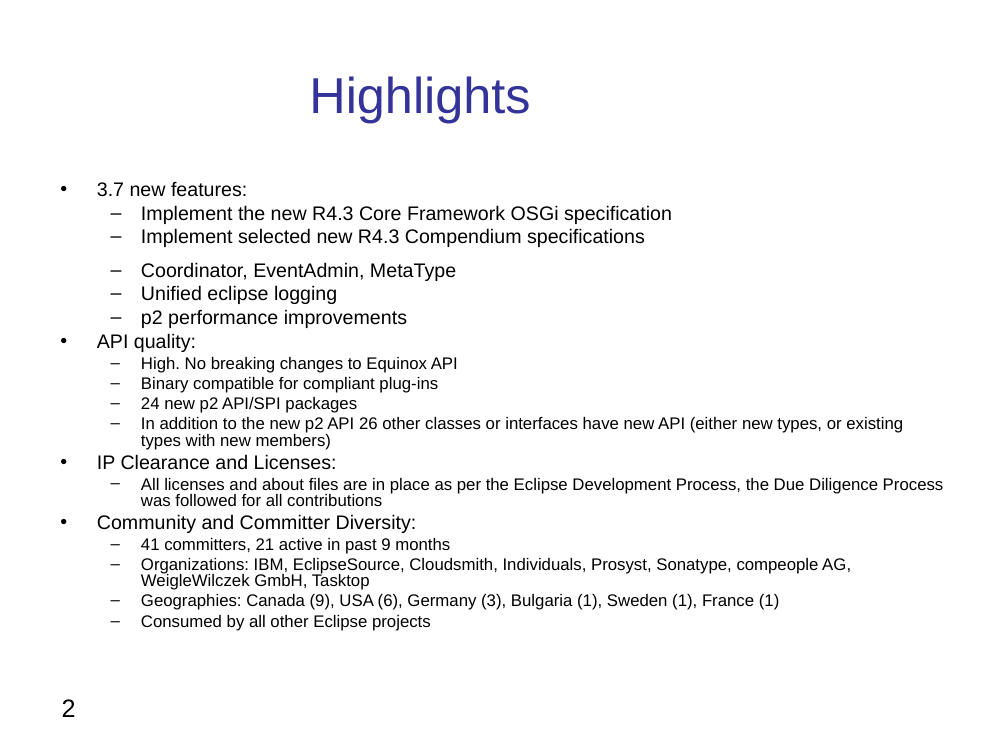
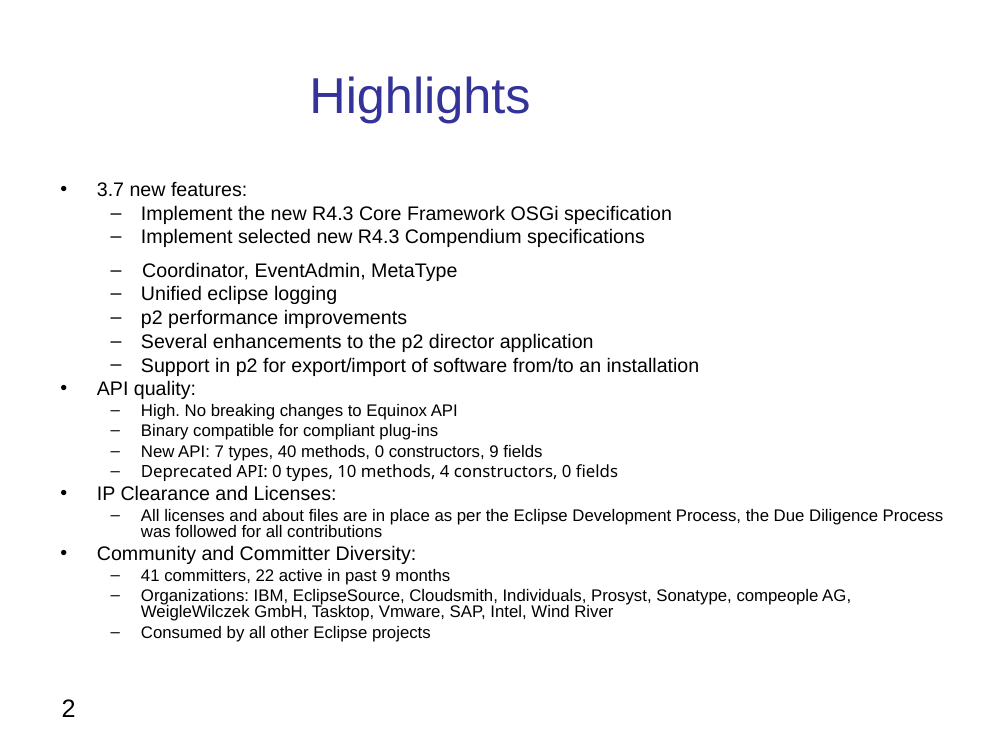
Before and after one commit to eclipse-equinox/equinox-website, a slide deck: slide 2 of documents/release-reviews/indigo/Equinox Project 3.7Release Review.odp. Drawn at 1008x756 pixels with LibreOffice and Linux fonts; fonts in the diff are those of the drawing. Boxes give left, top, right and bottom in pixels: in the first picture for what was removed or moved away, otherwise in the second. Text is boxed around its words. In the diff, an @@ line names an element or a change of style, - is before the commit and + after.

```diff
--- a/documents/release-reviews/indigo/Equinox Project 3.7Release Review.odp
+++ b/documents/release-reviews/indigo/Equinox Project 3.7Release Review.odp
@@ text at (142, 262, 457, 281): indent changed @@
@@ text at (141, 333, 700, 376): paragraphs added @@
+  – Several enhancements to the p2 director application
+  – Support in p2 for export/import of software from/to an installation
@@ text at (141, 445, 618, 481): text changed; font Arial to Noto Sans @@
-  – 24 new p2 API/SPI packages
-  – In addition to the new p2 API 26 other classes or interfaces have new API (either new types, or existing types with new members)
+  – New API: 7 types, 40 methods, 0 constructors, 9 fields
+  – Deprecated API: 0 types, 10 methods, 4 constructors, 0 fields
@@ text at (141, 569, 851, 621): text changed @@
-  – 41 committers, 21 active in past 9 months
-  – Organizations: IBM, EclipseSource, Cloudsmith, Individuals, Prosyst, Sonatype, compeople AG, WeigleWilczek GmbH, Tasktop
-  – Geographies: Canada (9), USA (6), Germany (3), Bulgaria (1), Sweden (1), France (1)
+  – 41 committers, 22 active in past 9 months
+  – Organizations: IBM, EclipseSource, Cloudsmith, Individuals, Prosyst, Sonatype, compeople AG, WeigleWilczek GmbH, Tasktop, Vmware, SAP, Intel, Wind River
```
Also in this commit, not shown: 4 other slides changed, 2 slides removed, 1 other file.
